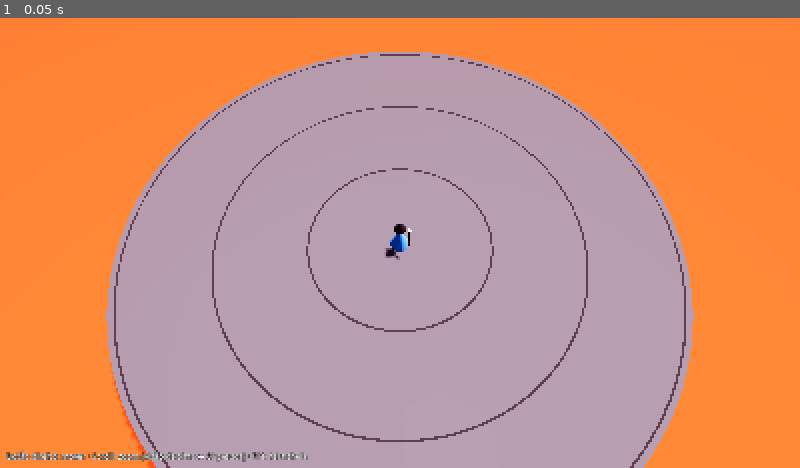
Above: before the commit, frame 1.
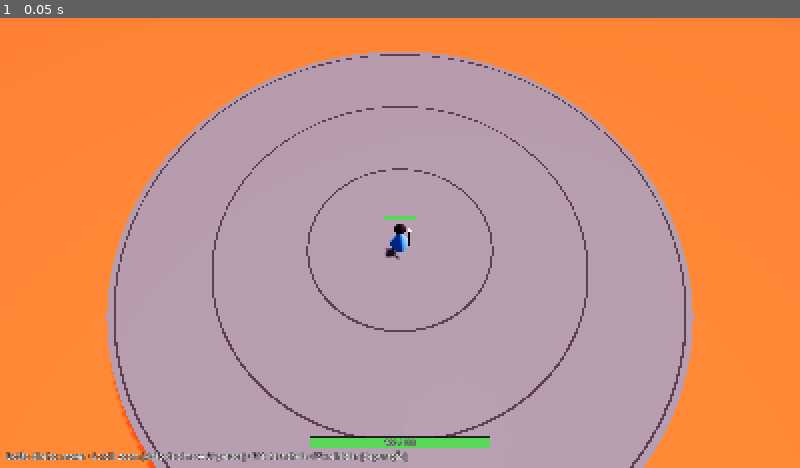
Above: after the commit, the same moment.

Repository: guilhermewylde-stack/arcane-arena
Game: Godot game, scene res://game/main.tscn
Two runs of this game, one before a commit and one after it. Both use one fixed random seed, a clock stepped at 60 frames per second and the inputs below.
Inputs:
- Up to frame 1 (0.05 s): no input

The runs differ from the first frame. In frame 1, 0.8% of the frame differs, in the area x 38-62%, y 44-99%.

Commit message:
Vida, lava e morte (issue 002)
Magos têm hp/alive; fora do raio da arena levam dano contínuo e morrem.
Barras de vida sobre os magos e no HUD; F5 reinicia o mundo (depuração).
O executor de testes agora acusa arquivo de teste que não compila.

Co-Authored-By: Claude Fable 5.2 <noreply@anthropic.com>
Claude-Session: https://claude.ai/code/session_01M8CpyArA1QQaxiyt6RtSop

Diff:
--- a/game/main.gd
+++ b/game/main.gd
@@ -19,7 +19,7 @@
 	view = ArenaView.new(world.arena_radius)
 	add_child(view)
 	var hud := Label.new()
-	hud.text = "Botão direito: mover · Scroll: zoom (visão de cima ↔ 3ª pessoa) · F11: tela cheia"
+	hud.text = "Botão direito: mover · Scroll: zoom (visão de cima ↔ 3ª pessoa) · F11: tela cheia · F5: reiniciar (depuração)"
 	hud.set_anchors_and_offsets_preset(Control.PRESET_BOTTOM_LEFT, Control.PRESET_MODE_MINSIZE, 12)
 	hud.add_theme_color_override("font_outline_color", Color.BLACK)
 	hud.add_theme_constant_override("outline_size", 4)
@@ -40,10 +40,19 @@
 				view.zoom -= ZOOM_STEP
 			MOUSE_BUTTON_WHEEL_DOWN:
 				view.zoom += ZOOM_STEP
+	elif event is InputEventKey and event.pressed and not event.echo and event.keycode == KEY_F5:
+		restart()
 	elif event is InputEventKey and event.pressed and event.keycode == KEY_F11:
 		var fullscreen := DisplayServer.window_get_mode() == DisplayServer.WINDOW_MODE_FULLSCREEN
 		DisplayServer.window_set_mode(
 			DisplayServer.WINDOW_MODE_WINDOWED if fullscreen else DisplayServer.WINDOW_MODE_FULLSCREEN)
+
+
+## Depuração: recomeça com um mundo novo (a vista reaproveita os nós dos magos).
+func restart() -> void:
+	world = SimWorld.new()
+	_previous = world.snapshot_positions()
+	_pending.clear()
 
 
 ## Toda entrada (jogador, bots, rede) entra no mundo por aqui.
--- a/render/arena_view.gd
+++ b/render/arena_view.gd
@@ -7,6 +7,15 @@
 	Color("4aa3ff"), Color("ff5a4a"), Color("6bd66b"), Color("e0c040"),
 	Color("b070ff"), Color("ff8ad0"), Color("50d8d0"), Color("f0f0f0"),
 ]
+
+const BAR_SIZE := Vector2(64, 8)
+const HUD_BAR_SIZE := Vector2(360, 22)
+const BAR_BACK := Color(0.05, 0.03, 0.06, 0.85)
+## Altura (acima do chão) onde a barra de vida fica ancorada: logo acima do chapéu.
+const BAR_ANCHOR_HEIGHT := 2.75
+## Quanto o mago afunda quando está na lava, e até onde desce ao morrer.
+const LAVA_SINK := -0.9
+const DEATH_SINK := -3.2
 
 var zoom := 1.0
 
@@ -18,6 +27,10 @@
 var _marker_life := 0.0
 var _lava_material: StandardMaterial3D
 var _time := 0.0
+var _hud := CanvasLayer.new()
+var _bars := {}
+var _hud_bar: ColorRect
+var _hud_label: Label
 
 
 func _init(arena_radius: float) -> void:
@@ -26,6 +39,8 @@
 	_camera.fov = 50.0
 	_camera.far = 400.0
 	add_child(_camera)
+	add_child(_hud)
+	_build_hud_bar()
 
 
 ## Converte um ponto da tela no ponto correspondente do chão da arena (ou null).
@@ -54,7 +69,14 @@
 			node.rotation.y = mage.facing
 		var before: Vector2 = previous.get(mage.id, mage.pos)
 		var pos := before.lerp(mage.pos, alpha)
-		node.position = Vector3(pos.x, 0.0, pos.y)
+		# Na lava o mago afunda um pouco; morto, some dentro dela.
+		var sink := 0.0
+		if not mage.alive:
+			sink = DEATH_SINK
+		elif world.is_in_lava(mage.pos):
+			sink = LAVA_SINK
+		node.visible = mage.alive or node.position.y > DEATH_SINK + 0.05
+		node.position = Vector3(pos.x, move_toward(node.position.y, sink, delta * 4.0), pos.y)
 		node.rotation.y = lerp_angle(node.rotation.y, mage.facing, minf(1.0, delta * 14.0))
 
 	var pulse := 0.5 + 0.5 * sin(_time * 1.3)
@@ -73,6 +95,60 @@
 		var pose := CameraRig.compute_pose(Vector2(local.position.x, local.position.z), _camera_yaw, zoom)
 		_camera.position = pose.position
 		_camera.look_at(pose.look_at)
+
+	_draw_health(world, local_mage_id)
+
+
+## Barras de vida em tamanho fixo de tela, para ficarem legíveis em qualquer zoom.
+func _draw_health(world: RefCounted, local_mage_id: int) -> void:
+	for mage: Dictionary in world.mages:
+		var node: Node3D = _mages[mage.id]
+		var bar: ColorRect = _bars[mage.id]
+		var anchor := node.position + Vector3.UP * BAR_ANCHOR_HEIGHT
+		bar.visible = mage.alive and not _camera.is_position_behind(anchor)
+		if not bar.visible:
+			continue
+		bar.position = (_camera.unproject_position(anchor) - Vector2(BAR_SIZE.x * 0.5, BAR_SIZE.y)).round()
+		_set_fill(bar, mage.hp / world.MAX_HP)
+
+	var local: Dictionary = world.get_mage(local_mage_id)
+	if not local.is_empty():
+		_set_fill(_hud_bar, local.hp / world.MAX_HP)
+		_hud_label.text = "%d / %d" % [ceili(local.hp), int(world.MAX_HP)] if local.alive else "Morto"
+
+
+func _set_fill(bar: ColorRect, fraction: float) -> void:
+	var fill: ColorRect = bar.get_child(0)
+	fill.size.x = (bar.size.x - 2.0) * clampf(fraction, 0.0, 1.0)
+	fill.color = Color("e03a2e").lerp(Color("58d858"), smoothstep(0.2, 0.7, fraction))
+
+
+## Barra = fundo escuro com um preenchimento filho (índice 0).
+func _create_bar(bar_size: Vector2) -> ColorRect:
+	var bar := ColorRect.new()
+	bar.color = BAR_BACK
+	bar.size = bar_size
+	bar.mouse_filter = Control.MOUSE_FILTER_IGNORE
+	var fill := ColorRect.new()
+	fill.position = Vector2.ONE
+	fill.size = bar_size - Vector2(2, 2)
+	fill.mouse_filter = Control.MOUSE_FILTER_IGNORE
+	bar.add_child(fill)
+	return bar
+
+
+func _build_hud_bar() -> void:
+	_hud_bar = _create_bar(HUD_BAR_SIZE)
+	_hud_bar.set_anchors_and_offsets_preset(Control.PRESET_CENTER_BOTTOM, Control.PRESET_MODE_KEEP_SIZE, 40)
+	_hud_label = Label.new()
+	_hud_label.set_anchors_and_offsets_preset(Control.PRESET_FULL_RECT)
+	_hud_label.horizontal_alignment = HORIZONTAL_ALIGNMENT_CENTER
+	_hud_label.vertical_alignment = VERTICAL_ALIGNMENT_CENTER
+	_hud_label.add_theme_font_size_override("font_size", 14)
+	_hud_label.add_theme_color_override("font_outline_color", Color.BLACK)
+	_hud_label.add_theme_constant_override("outline_size", 4)
+	_hud_bar.add_child(_hud_label)
+	_hud.add_child(_hud_bar)
 
 
 func _build_environment(arena_radius: float) -> void:
@@ -184,6 +260,10 @@
 
 	add_child(root)
 	_mages[id] = root
+	var bar := _create_bar(BAR_SIZE)
+	_hud.add_child(bar)
+	_hud.move_child(bar, 0)
+	_bars[id] = bar
 	return root
 
 
--- a/sim/sim_world.gd
+++ b/sim/sim_world.gd
@@ -7,10 +7,14 @@
 const DT := 1.0 / TICK_RATE
 const MAGE_SPEED := 7.0
 const DEFAULT_ARENA_RADIUS := 18.0
+const MAX_HP := 100.0
+## Dano por segundo para quem está fora do raio da arena.
+const LAVA_DPS := 25.0
 
 var tick := 0
 var arena_radius := DEFAULT_ARENA_RADIUS
-## Cada mago: { id: int, pos: Vector2, facing: float, move_target: Variant (Vector2 ou null) }.
+## Cada mago: { id: int, pos: Vector2, facing: float, move_target: Variant (Vector2 ou null),
+## hp: float, alive: bool }. Mago morto fica na lista, mas não age nem se move.
 ## `facing` é o ângulo em torno de Y; 0 aponta para +z.
 var mages: Array[Dictionary] = []
 
@@ -27,6 +31,8 @@
 			"pos": Vector2(sin(angle), cos(angle)) * r,
 			"facing": angle + PI,
 			"move_target": null,
+			"hp": MAX_HP,
+			"alive": true,
 		})
 
 
@@ -38,12 +44,16 @@
 func step(commands: Array = []) -> void:
 	for cmd: Dictionary in commands:
 		var mage := get_mage(cmd.mage_id)
-		if mage.is_empty():
+		if mage.is_empty() or not mage.alive:
 			continue
 		if cmd.type == "move":
 			mage.move_target = cmd.target
 	for mage in mages:
+		if not mage.alive:
+			continue
 		_move_mage(mage)
+		if is_in_lava(mage.pos):
+			_damage(mage, LAVA_DPS * DT)
 	tick += 1
 
 
@@ -52,6 +62,10 @@
 		if mage.id == id:
 			return mage
 	return {}
+
+
+func is_in_lava(pos: Vector2) -> bool:
+	return pos.length() > arena_radius
 
 
 ## Cópia das posições, usada pelo render para interpolar entre dois ticks.
@@ -75,3 +89,10 @@
 		return
 	mage.facing = atan2(to_target.x, to_target.y)
 	mage.pos += to_target / dist * max_step
+
+
+func _damage(mage: Dictionary, amount: float) -> void:
+	mage.hp = maxf(0.0, mage.hp - amount)
+	if mage.hp <= 0.0:
+		mage.alive = false
+		mage.move_target = null
--- a/tests/run_tests.gd
+++ b/tests/run_tests.gd
@@ -11,7 +11,7 @@
 		if not (file.begins_with("test_") and file.ends_with(".gd")) or file == "test_case.gd":
 			continue
 		var script: GDScript = load("res://tests/" + file)
-		if script == null:
+		if script == null or not script.can_instantiate():
 			print("ERRO  %s não carregou" % file)
 			failed += 1
 			continue
--- a/tests/smoke.gd
+++ b/tests/smoke.gd
@@ -1,5 +1,5 @@
 extends SceneTree
-## Teste de fumaça visual: abre o jogo, anda, dá zoom e salva duas capturas.
+## Teste de fumaça visual: abre o jogo, anda, dá zoom, morre na lava, reinicia e salva capturas.
 ## xvfb-run -a godot --path . --rendering-method gl_compatibility -s tests/smoke.gd -- <pasta de saída>
 
 const SimWorld := preload("res://sim/sim_world.gd")
@@ -29,7 +29,25 @@
 		_save("third.png")
 		var pos: Vector2 = _main.world.mages[0].pos
 		print("posição final do mago: ", pos)
-		quit(0 if pos.length() > 1.0 else 1)
+		if pos.length() <= 1.0:
+			quit(1)
+		# Anda para a lava e fica lá até morrer.
+		_main.view.zoom = 0.45
+		_main.queue_command(SimWorld.move_command(0, Vector2(-_main.world.arena_radius - 3.0, 0)))
+	elif _frame == 400:
+		_save("lava.png")
+		print("posição na lava: vida ", _main.world.mages[0].hp)
+	elif _frame == 560:
+		_save("dead.png")
+		var dead: bool = not _main.world.mages[0].alive
+		print("posição: morto na lava = ", dead)
+		if not dead:
+			quit(1)
+		_main.restart()
+	elif _frame == 580:
+		var mage: Dictionary = _main.world.mages[0]
+		print("posição após reiniciar: ", mage.pos, " vivo = ", mage.alive)
+		quit(0 if mage.alive and mage.hp == SimWorld.MAX_HP else 1)
 	return false
 
 
--- a/tests/test_world.gd
+++ b/tests/test_world.gd
@@ -59,3 +59,62 @@
 	for i in 50:
 		world.step()
 	return var_to_str(world.mages)
+
+
+func test_mago_nasce_vivo_com_vida_cheia() -> void:
+	var world := SimWorld.new()
+	check_eq(world.mages[0].hp, SimWorld.MAX_HP, "vida inicial")
+	check(world.mages[0].alive, "vivo")
+
+
+func test_dentro_da_arena_nao_leva_dano() -> void:
+	var world := SimWorld.new({"arena_radius": 5.0})
+	world.step([SimWorld.move_command(0, Vector2(4.9, 0))])
+	for i in SimWorld.TICK_RATE * 3:
+		world.step()
+	check_eq(world.mages[0].hp, SimWorld.MAX_HP, "vida intacta na borda de dentro")
+
+
+func test_lava_causa_dano_por_segundo() -> void:
+	var world := SimWorld.new({"arena_radius": 5.0})
+	world.mages[0].pos = Vector2(6, 0)
+	for i in SimWorld.TICK_RATE:
+		world.step()
+	check_near(world.mages[0].hp, SimWorld.MAX_HP - SimWorld.LAVA_DPS, "vida após 1 s na lava", 0.001)
+	check(world.mages[0].alive, "ainda vivo")
+
+
+func test_morre_quando_a_vida_zera() -> void:
+	var world := _world_with_dead_mage()
+	check_eq(world.mages[0].hp, 0.0, "vida não fica negativa")
+	check(not world.mages[0].alive, "morto")
+
+
+func test_morto_ignora_comandos_e_nao_se_move() -> void:
+	var world := _world_with_dead_mage()
+	var pos: Vector2 = world.mages[0].pos
+	world.step([SimWorld.move_command(0, Vector2.ZERO)])
+	for i in 10:
+		world.step()
+	check_eq(world.mages[0].pos, pos, "não saiu do lugar")
+	check(world.mages[0].move_target == null, "sem alvo de movimento")
+
+
+func test_morre_andando_e_para_onde_morreu() -> void:
+	var world := SimWorld.new({"arena_radius": 5.0})
+	world.step([SimWorld.move_command(0, Vector2(1000, 0))])
+	for i in SimWorld.TICK_RATE * 10:
+		world.step()
+	check(not world.mages[0].alive, "morreu na lava")
+	var pos: Vector2 = world.mages[0].pos
+	world.step()
+	check_eq(world.mages[0].pos, pos, "parou ao morrer")
+
+
+func _world_with_dead_mage() -> RefCounted:
+	var world := SimWorld.new({"arena_radius": 5.0})
+	world.mages[0].pos = Vector2(6, 0)
+	var ticks := ceili(SimWorld.MAX_HP / SimWorld.LAVA_DPS * SimWorld.TICK_RATE) + 2
+	for i in ticks:
+		world.step()
+	return world
Not shown, changed: docs/issues/002-vida-lava-morte.md
Not shown, changed: tools/smoke.sh
